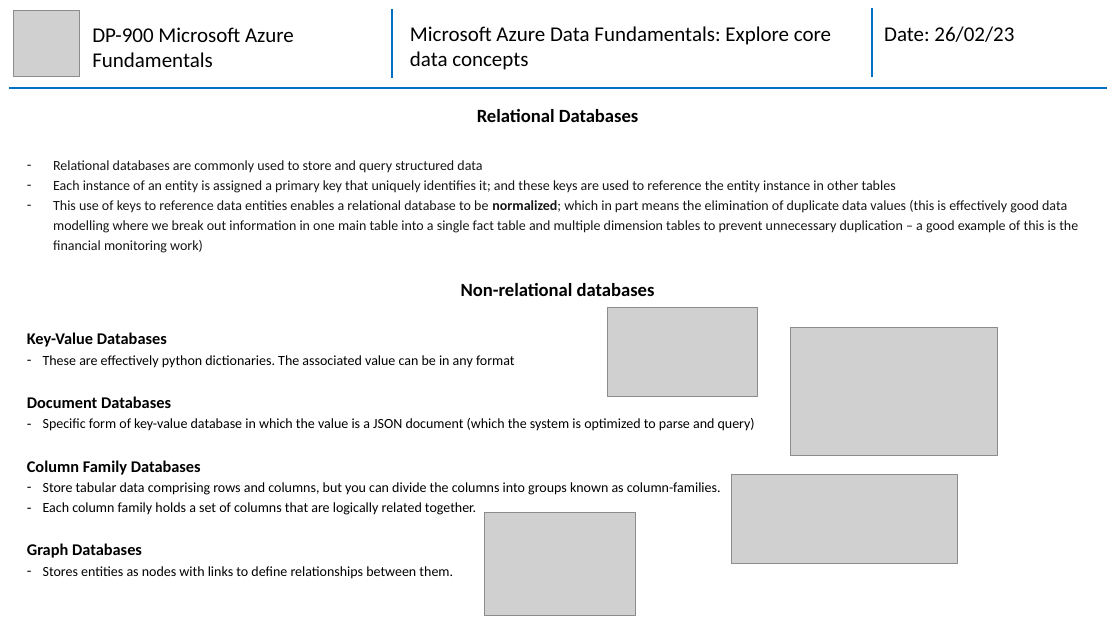
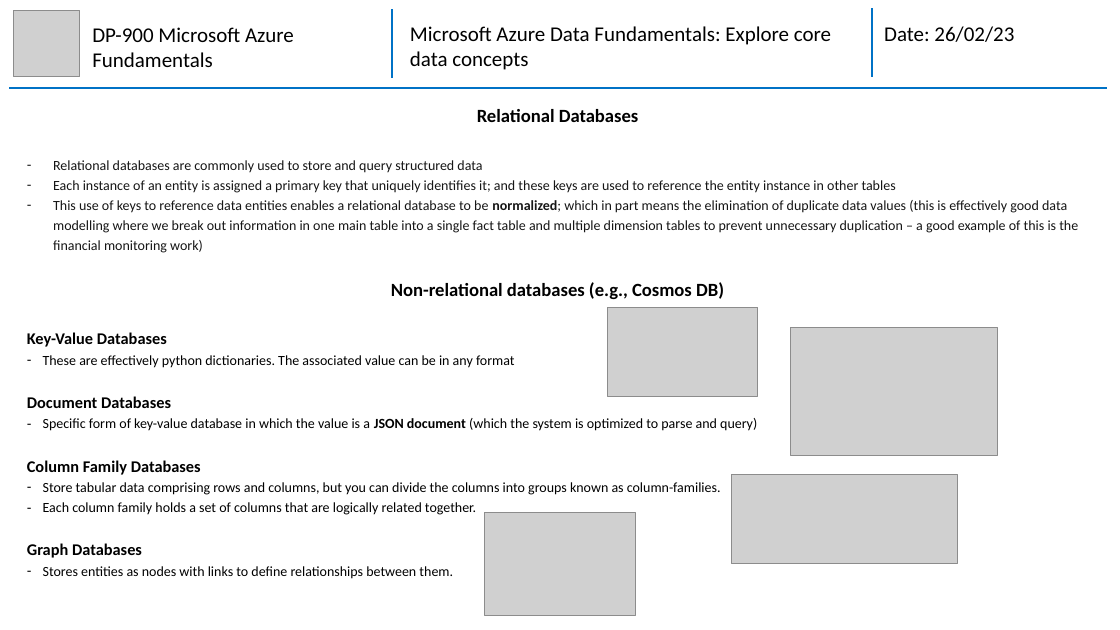
Before and after one commit to mhaythornthwaite/Testing_ML_Algorithms, a slide deck: slide 4 of Azure_DP-900_Fundamentals/MJH_DP-900_Azure_Fundamentals_Notes.pptx. Drawn at 1120x630 pixels with LibreOffice and Linux fonts; fonts in the diff are those of the drawing; grey boxes stand for pictures. Boxes give left, top, right and bottom in pixels: in the first picture for what was removed or moved away, otherwise in the second. Text is boxed around its words. In the diff, an @@ line names an element or a change of style, - is before the commit and + after.

```diff
--- a/Azure_DP-900_Fundamentals/MJH_DP-900_Azure_Fundamentals_Notes.pptx
+++ b/Azure_DP-900_Fundamentals/MJH_DP-900_Azure_Fundamentals_Notes.pptx
@@ text at <box>391,282,724,299</box>: text changed @@
-Non-relational databases
+Non-relational databases (e.g., Cosmos DB)
@@ text at <box>43,418,757,431</box>: bold on in "JSON document" @@
```
Also in this commit, not shown: 4 slides added.
